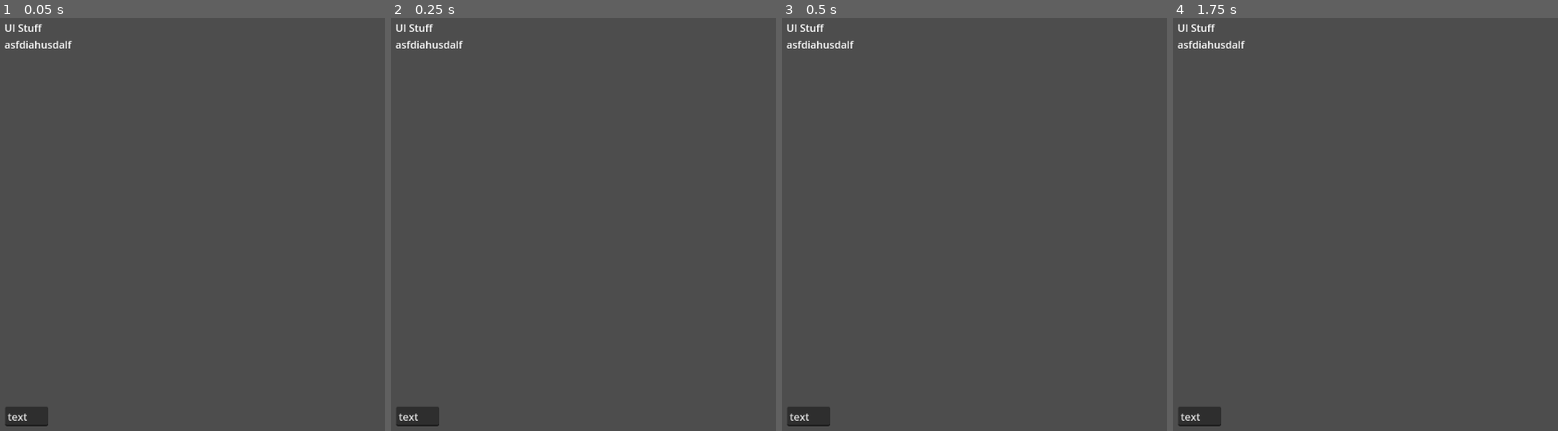
Above: before the commit, frames 1-4 (left to right).
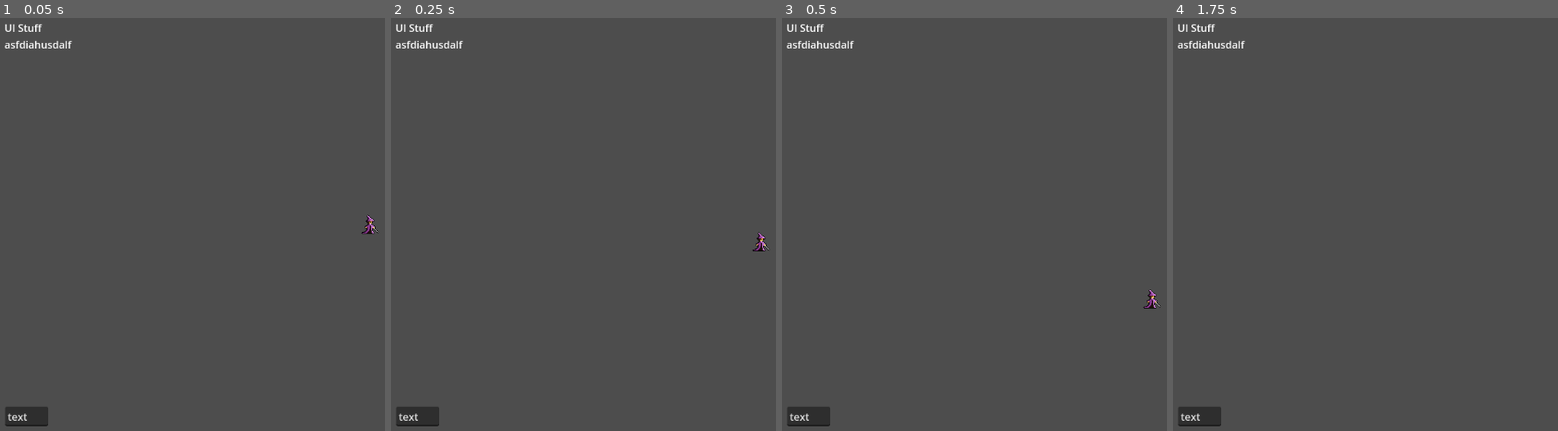
Above: after the commit, the same moments.

Repository: Northwood-Game-Development-Club/wizards-and-dragons
Game: Godot game, scene res://main scene.tscn
The game is run twice, just before and just after one commit, with the same random seed, the same clock (stepped at 60 frames per second) and the same inputs.
Inputs:
- Up to frame 1 (0.05 s): no input
- Up to frame 2 (0.25 s): no input
- Up to frame 3 (0.5 s): no input
- Up to frame 4 (1.75 s): tap Enter at 0.5 s; tap Space at 1.25 s

The runs differ from the first frame. In frame 1, less than 0.1% of the frame differs, in the area x 93-99%, y 47-53%; in frame 2, less than 0.1%; in frame 3, 0.1%, in the area x 93-99%, y 65-71%; in frame 4, nothing differs.

Commit message:
player sprite

Diff:
--- /dev/null
+++ b/armframes.tres
@@ -0,0 +1,122 @@
+[gd_resource type="SpriteFrames" load_steps=18 format=3 uid="uid://lkpd47l28l0l"]
+
+[ext_resource type="Texture2D" uid="uid://byo1jqsldsceh" path="res://running animation one arm animated 2 (2).png" id="1_ovcpx"]
+[ext_resource type="Texture2D" uid="uid://ceilcjksjd4w" path="res://Stab animation.png" id="2_db2va"]
+
+[sub_resource type="AtlasTexture" id="AtlasTexture_eot2f"]
+atlas = ExtResource("1_ovcpx")
+region = Rect2(0, 0, 32, 32)
+
+[sub_resource type="AtlasTexture" id="AtlasTexture_ustpa"]
+atlas = ExtResource("1_ovcpx")
+region = Rect2(32, 0, 32, 32)
+
+[sub_resource type="AtlasTexture" id="AtlasTexture_inbg8"]
+atlas = ExtResource("1_ovcpx")
+region = Rect2(0, 32, 32, 32)
+
+[sub_resource type="AtlasTexture" id="AtlasTexture_qlnhr"]
+atlas = ExtResource("1_ovcpx")
+region = Rect2(32, 32, 32, 32)
+
+[sub_resource type="AtlasTexture" id="AtlasTexture_ka74i"]
+atlas = ExtResource("1_ovcpx")
+region = Rect2(0, 64, 32, 32)
+
+[sub_resource type="AtlasTexture" id="AtlasTexture_m46ib"]
+atlas = ExtResource("1_ovcpx")
+region = Rect2(32, 64, 32, 32)
+
+[sub_resource type="AtlasTexture" id="AtlasTexture_dtvk2"]
+atlas = ExtResource("2_db2va")
+region = Rect2(0, 0, 48, 32)
+
+[sub_resource type="AtlasTexture" id="AtlasTexture_7p80g"]
+atlas = ExtResource("2_db2va")
+region = Rect2(48, 0, 48, 32)
+
+[sub_resource type="AtlasTexture" id="AtlasTexture_2tpda"]
+atlas = ExtResource("2_db2va")
+region = Rect2(0, 32, 48, 32)
+
+[sub_resource type="AtlasTexture" id="AtlasTexture_sgysd"]
+atlas = ExtResource("2_db2va")
+region = Rect2(48, 32, 48, 32)
+
+[sub_resource type="AtlasTexture" id="AtlasTexture_5tw25"]
+atlas = ExtResource("2_db2va")
+region = Rect2(0, 64, 48, 32)
+
+[sub_resource type="AtlasTexture" id="AtlasTexture_prg8a"]
+atlas = ExtResource("2_db2va")
+region = Rect2(48, 64, 48, 32)
+
+[sub_resource type="AtlasTexture" id="AtlasTexture_45pey"]
+atlas = ExtResource("2_db2va")
+region = Rect2(0, 96, 48, 32)
+
+[sub_resource type="AtlasTexture" id="AtlasTexture_6mf2f"]
+atlas = ExtResource("2_db2va")
+region = Rect2(48, 96, 48, 32)
+
+[sub_resource type="AtlasTexture" id="AtlasTexture_4w1lc"]
+atlas = ExtResource("2_db2va")
+region = Rect2(0, 128, 48, 32)
+
+[resource]
+animations = [{
+"frames": [{
+"duration": 1.0,
+"texture": SubResource("AtlasTexture_eot2f")
+}, {
+"duration": 1.0,
+"texture": SubResource("AtlasTexture_ustpa")
+}, {
+"duration": 1.0,
+"texture": SubResource("AtlasTexture_inbg8")
+}, {
+"duration": 1.0,
+"texture": SubResource("AtlasTexture_qlnhr")
+}, {
+"duration": 1.0,
+"texture": SubResource("AtlasTexture_ka74i")
+}, {
+"duration": 1.0,
+"texture": SubResource("AtlasTexture_m46ib")
+}],
+"loop": true,
+"name": &"default",
+"speed": 5.0
+}, {
+"frames": [{
+"duration": 1.0,
+"texture": SubResource("AtlasTexture_dtvk2")
+}, {
+"duration": 1.0,
+"texture": SubResource("AtlasTexture_7p80g")
+}, {
+"duration": 1.0,
+"texture": SubResource("AtlasTexture_2tpda")
+}, {
+"duration": 1.0,
+"texture": SubResource("AtlasTexture_sgysd")
+}, {
+"duration": 1.0,
+"texture": SubResource("AtlasTexture_5tw25")
+}, {
+"duration": 1.0,
+"texture": SubResource("AtlasTexture_prg8a")
+}, {
+"duration": 1.0,
+"texture": SubResource("AtlasTexture_45pey")
+}, {
+"duration": 1.0,
+"texture": SubResource("AtlasTexture_6mf2f")
+}, {
+"duration": 1.0,
+"texture": SubResource("AtlasTexture_4w1lc")
+}],
+"loop": true,
+"name": &"stab",
+"speed": 5.0
+}]
--- a/main scene.tscn
+++ b/main scene.tscn
@@ -1,4 +1,9 @@
-[gd_scene format=3 uid="uid://b5v8uo4162xwh"]
+[gd_scene load_steps=4 format=3 uid="uid://b5v8uo4162xwh"]
+
+[ext_resource type="SpriteFrames" uid="uid://dwnr1y1g2ptje" path="res://playerframes.tres" id="1_ntx3l"]
+[ext_resource type="SpriteFrames" uid="uid://lkpd47l28l0l" path="res://armframes.tres" id="2_u2484"]
+
+[sub_resource type="CapsuleShape2D" id="CapsuleShape2D_45u8l"]
 
 [node name="Node2D" type="Node2D"]
 
@@ -8,6 +13,21 @@
 position = Vector2(119, 113)
 scale = Vector2(210.75, -200.75)
 format = 2
+
+[node name="RigidBody2D" type="RigidBody2D" parent="."]
+
+[node name="CollisionShape2D" type="CollisionShape2D" parent="RigidBody2D"]
+shape = SubResource("CapsuleShape2D_45u8l")
+
+[node name="AnimatedSprite2D2" type="AnimatedSprite2D" parent="RigidBody2D/CollisionShape2D"]
+texture_filter = 1
+sprite_frames = ExtResource("1_ntx3l")
+frame_progress = 0.530244
+
+[node name="AnimatedSprite2D" type="AnimatedSprite2D" parent="RigidBody2D/CollisionShape2D"]
+texture_filter = 1
+sprite_frames = ExtResource("2_u2484")
+frame_progress = 0.533961
 
 [node name="CanvasLayer" type="CanvasLayer" parent="."]
 
--- /dev/null
+++ b/playerframes.tres
@@ -0,0 +1,53 @@
+[gd_resource type="SpriteFrames" load_steps=8 format=3 uid="uid://dwnr1y1g2ptje"]
+
+[ext_resource type="Texture2D" uid="uid://dm74r1v0ok5w2" path="res://running animation one arm animated 2 (1).png" id="1_bv0l8"]
+
+[sub_resource type="AtlasTexture" id="AtlasTexture_3n2wq"]
+atlas = ExtResource("1_bv0l8")
+region = Rect2(0, 0, 32, 32)
+
+[sub_resource type="AtlasTexture" id="AtlasTexture_qmm1j"]
+atlas = ExtResource("1_bv0l8")
+region = Rect2(32, 0, 32, 32)
+
+[sub_resource type="AtlasTexture" id="AtlasTexture_mu3kl"]
+atlas = ExtResource("1_bv0l8")
+region = Rect2(0, 32, 32, 32)
+
+[sub_resource type="AtlasTexture" id="AtlasTexture_qtplw"]
+atlas = ExtResource("1_bv0l8")
+region = Rect2(32, 32, 32, 32)
+
+[sub_resource type="AtlasTexture" id="AtlasTexture_nt6e7"]
+atlas = ExtResource("1_bv0l8")
+region = Rect2(0, 64, 32, 32)
+
+[sub_resource type="AtlasTexture" id="AtlasTexture_dgp3o"]
+atlas = ExtResource("1_bv0l8")
+region = Rect2(32, 64, 32, 32)
+
+[resource]
+animations = [{
+"frames": [{
+"duration": 1.0,
+"texture": SubResource("AtlasTexture_3n2wq")
+}, {
+"duration": 1.0,
+"texture": SubResource("AtlasTexture_qmm1j")
+}, {
+"duration": 1.0,
+"texture": SubResource("AtlasTexture_mu3kl")
+}, {
+"duration": 1.0,
+"texture": SubResource("AtlasTexture_qtplw")
+}, {
+"duration": 1.0,
+"texture": SubResource("AtlasTexture_nt6e7")
+}, {
+"duration": 1.0,
+"texture": SubResource("AtlasTexture_dgp3o")
+}],
+"loop": true,
+"name": &"default",
+"speed": 5.0
+}]
Binary file added: Stab animation.png
Not shown, added: Stab animation.png.import
Binary file added: running animation one arm animated 2 (1).png
Not shown, added: running animation one arm animated 2 (1).png.import
Binary file added: running animation one arm animated 2 (2).png
Not shown, added: running animation one arm animated 2 (2).png.import
